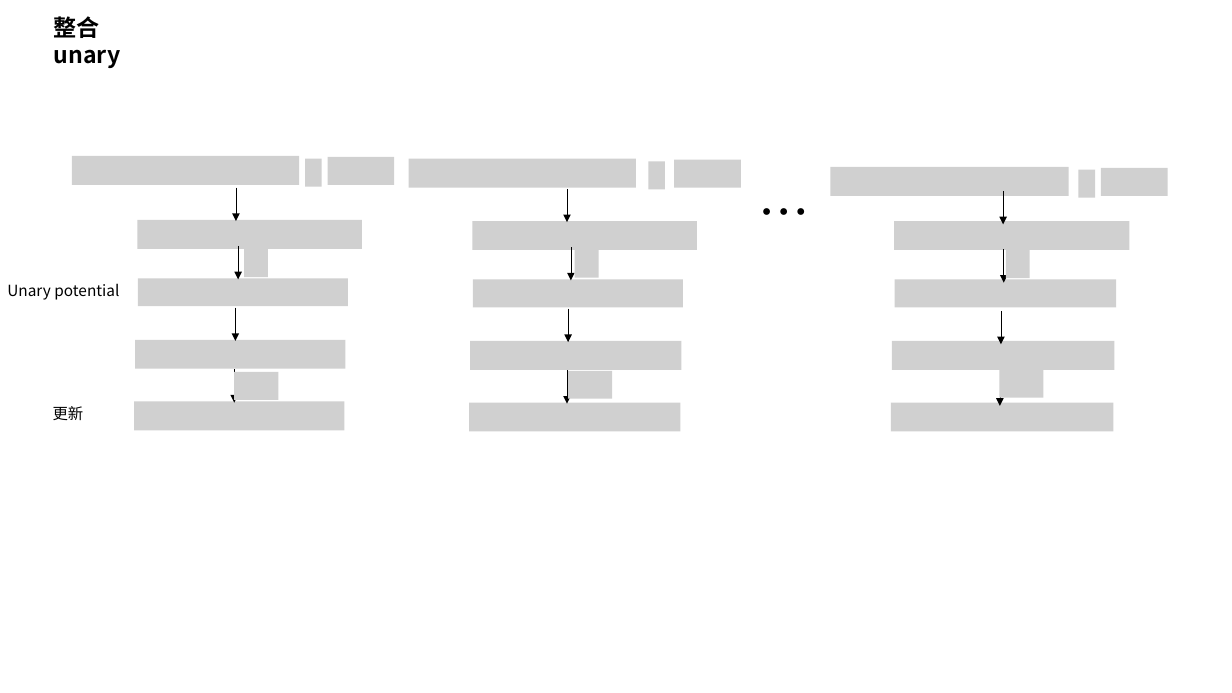
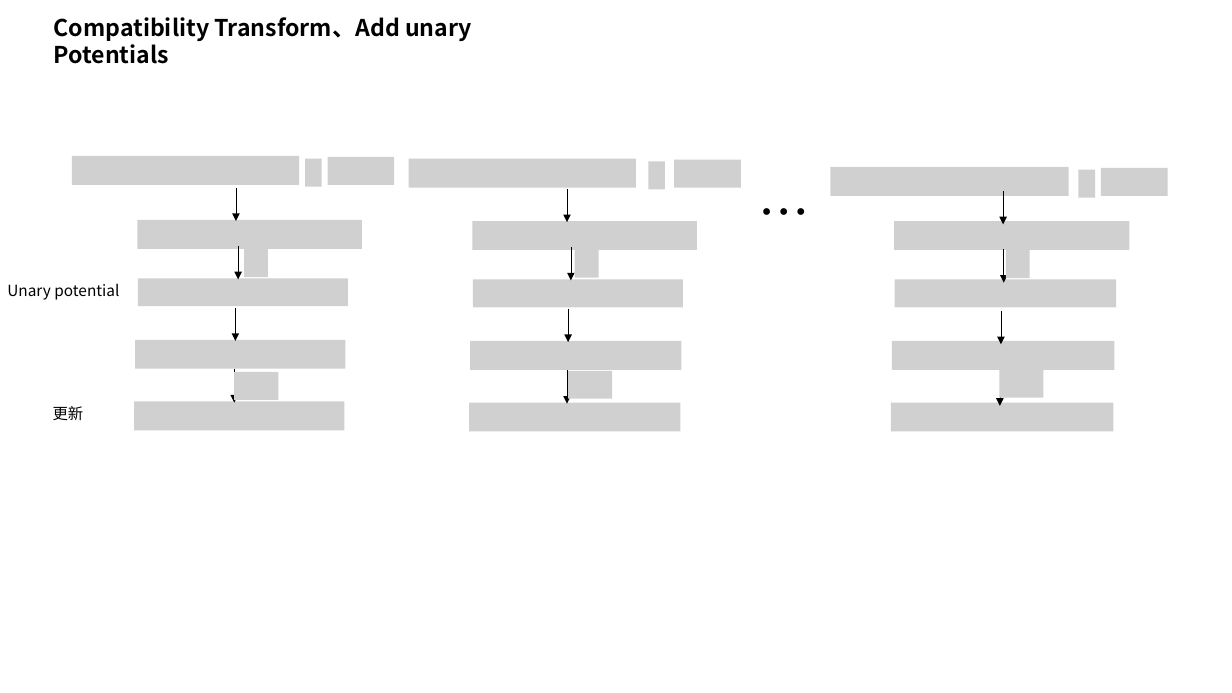
Before and after one commit to lmrshare/notes, a slide deck: slide 16 of papers/image-semantic-segmentation/mean_field.pptx. Drawn at 1232x693 pixels with LibreOffice and Linux fonts; fonts in the diff are those of the drawing; grey boxes stand for pictures. Boxes give left, top, right and bottom in pixels: in the first picture for what was removed or moved away, otherwise in the second. Text is boxed around its words. In the diff, an @@ line names an element or a change of style, - is before the commit and + after.

```diff
--- a/papers/image-semantic-segmentation/mean_field.pptx
+++ b/papers/image-semantic-segmentation/mean_field.pptx
@@ text at (54, 17, 472, 64): text changed @@
-整合unary
+Compatibility Transform、Add unary Potentials
```
Also in this commit, not shown: 1 other slide changed, 1 other file.
